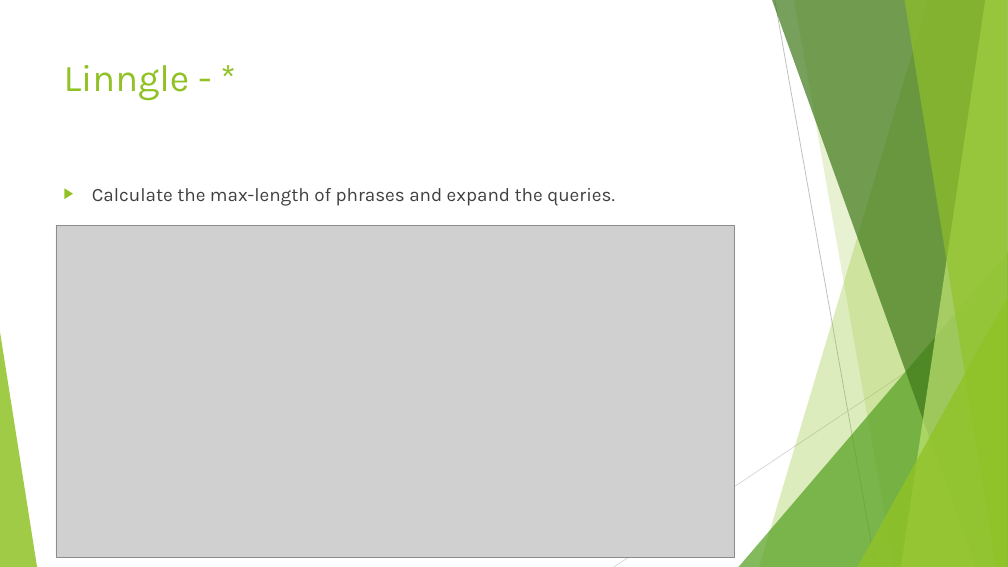
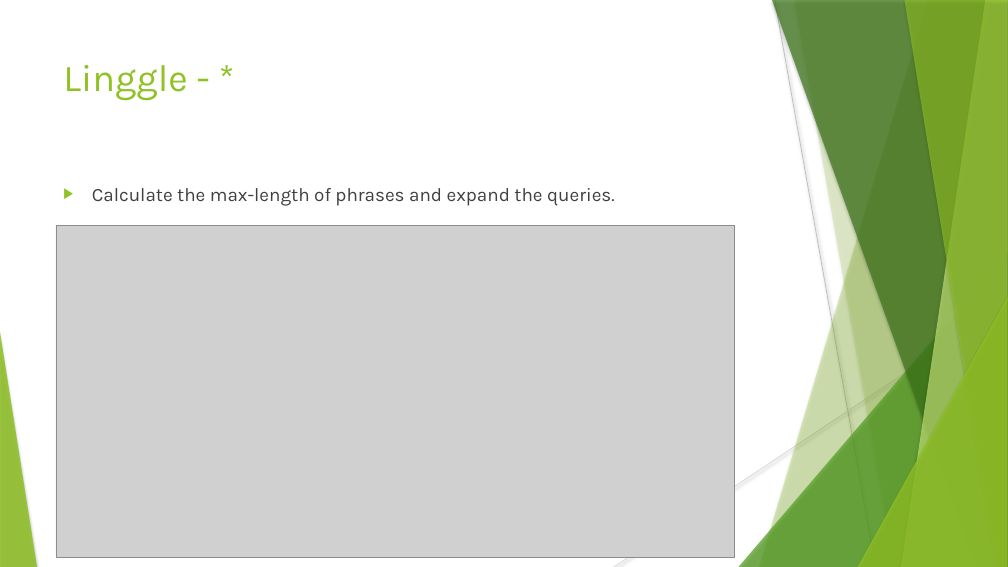
Before and after one commit to pride829/Class-NLP, a slide deck: slide 6 of nlp_week7/Mini report.pptx. Drawn at 1008x567 pixels with LibreOffice and Linux fonts; fonts in the diff are those of the drawing; grey boxes stand for pictures. Boxes give left, top, right and bottom in pixels: in the first picture for what was removed or moved away, otherwise in the second. Text is boxed around its words. In the diff, an @@ line names an element or a change of style, - is before the commit and + after.

```diff
--- a/nlp_week7/Mini report.pptx
+++ b/nlp_week7/Mini report.pptx
@@ line (775, 0) - (876, 567): stroke #BFBFBF 0.75 pt to #BFBFBF 0.74 pt @@
@@ freeform shape at [794,0,1008,567]: shadow on; outline redrawn @@
@@ text at [63,65,187,101]: text changed @@
-Linngle - *
+Linggle - *
@@ text "Calculate the max-length of phrases ..." at [92,188,615,206]: indent changed @@
@@ shadow on in 6 elements at [759,0,1008,567], [739,252,1008,567], [772,0,1008,567], [901,0,1008,567], [904,0,1008,567], [858,297,1008,567] @@
@@ line (1008, 305) - (614, 567): stroke #D9D9D9 0.75 pt to #D9D9D9 0.74 pt @@
```
Also in this commit, not shown: 8 other slides changed, 1 slide added, 2 other files.
